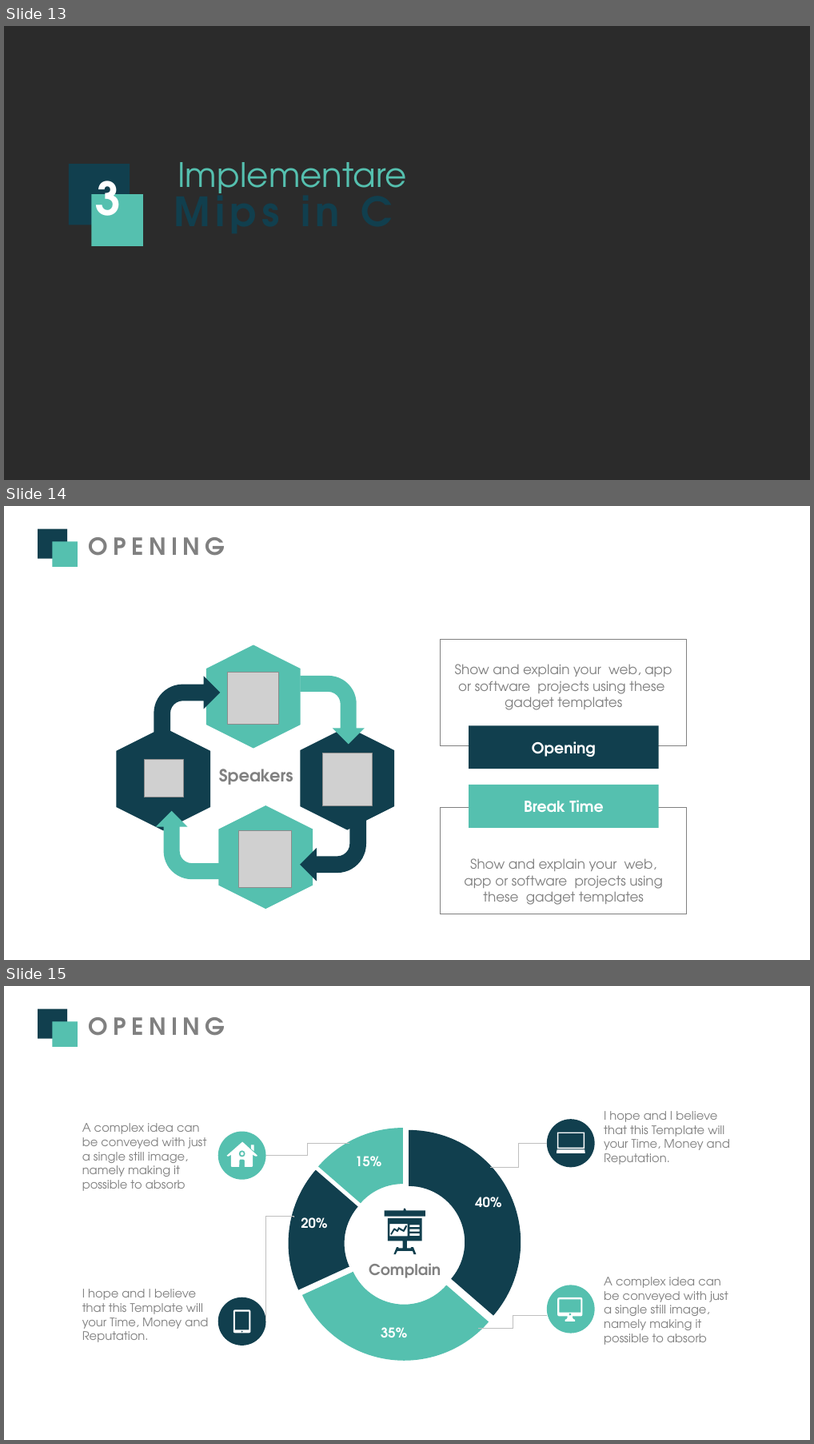
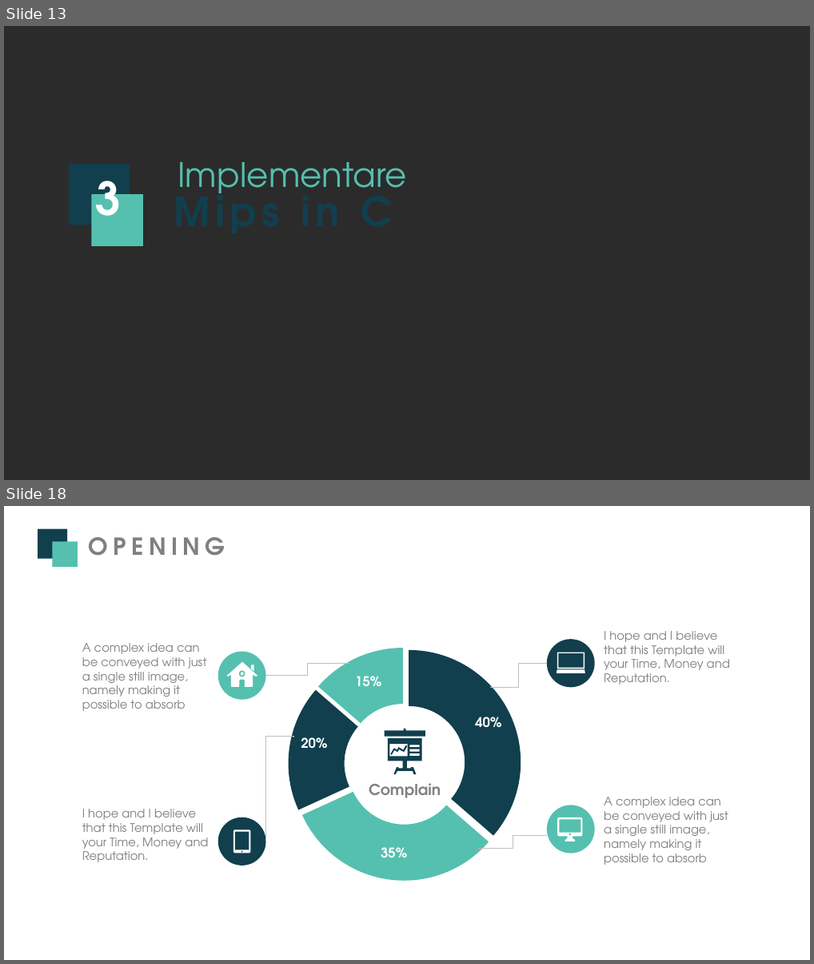
Before and after one commit to RCTd/AMD_SummerPractice, a slide deck: MIPS.pptx. Shown one above the other, each under a label of ours: slides 13, 14 and 15 before the commit, slides 13 and 18 after it; the slides between them are not shown. The pictures are 814x1444 and 814x964 pixels, drawn with LibreOffice and Linux fonts; fonts in the diff are those of the drawing; grey boxes stand for pictures; background and template pictures are left out; a plain dark background stands for a picture behind light text. Boxes give left, top, right and bottom in pixels: in the first picture for what was removed or moved away, otherwise in the second. Text is boxed around its words. In the diff, an @@ line names an element or a change of style, - is before the commit and + after.

```diff
--- a/MIPS.pptx
+++ b/MIPS.pptx
@@ slide 14 removed at [4,506,810,960], background #FFFFFF @@
@@ rectangle removed at [38,529,67,559] @@
@@ rectangle removed at [52,542,78,567] @@
@@ text removed at [89,537,225,556] @@
-OPENING
@@ group removed at [116,645,394,908]: 4 hexagons, 4 pictures, 4 bent arrows, 1 text @@
-Speakers
@@ group removed at [441,639,687,913]: 4 texts, 3 rounded rectangles, 1 rectangle @@
-Show and explain your web, app or software projects using these gadget templates
-Show and explain your web, app or software projects using these gadget templates
-Opening
-Break Time
@@ what was slide 15 is now slide 18 @@
```
Also in this commit, not shown: 4 slides added.
